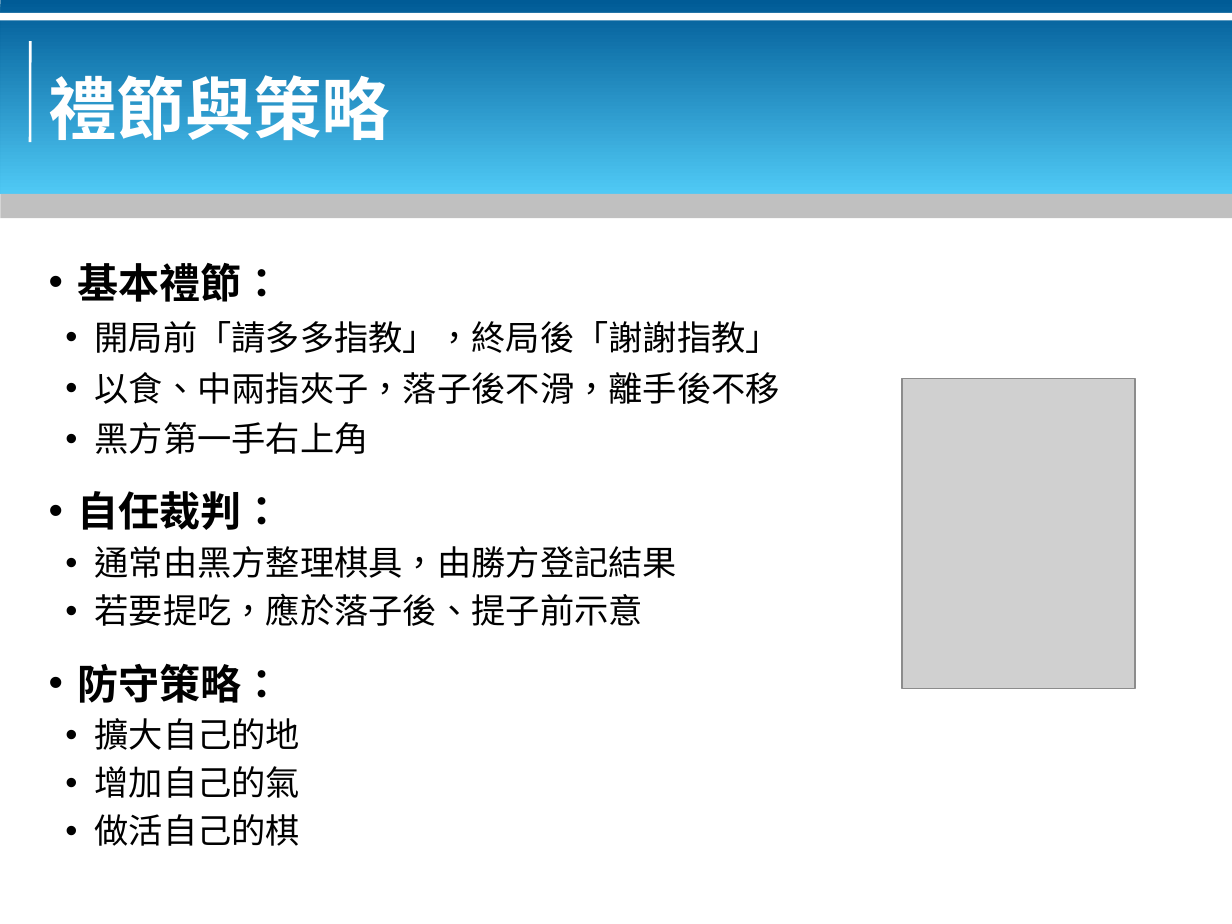
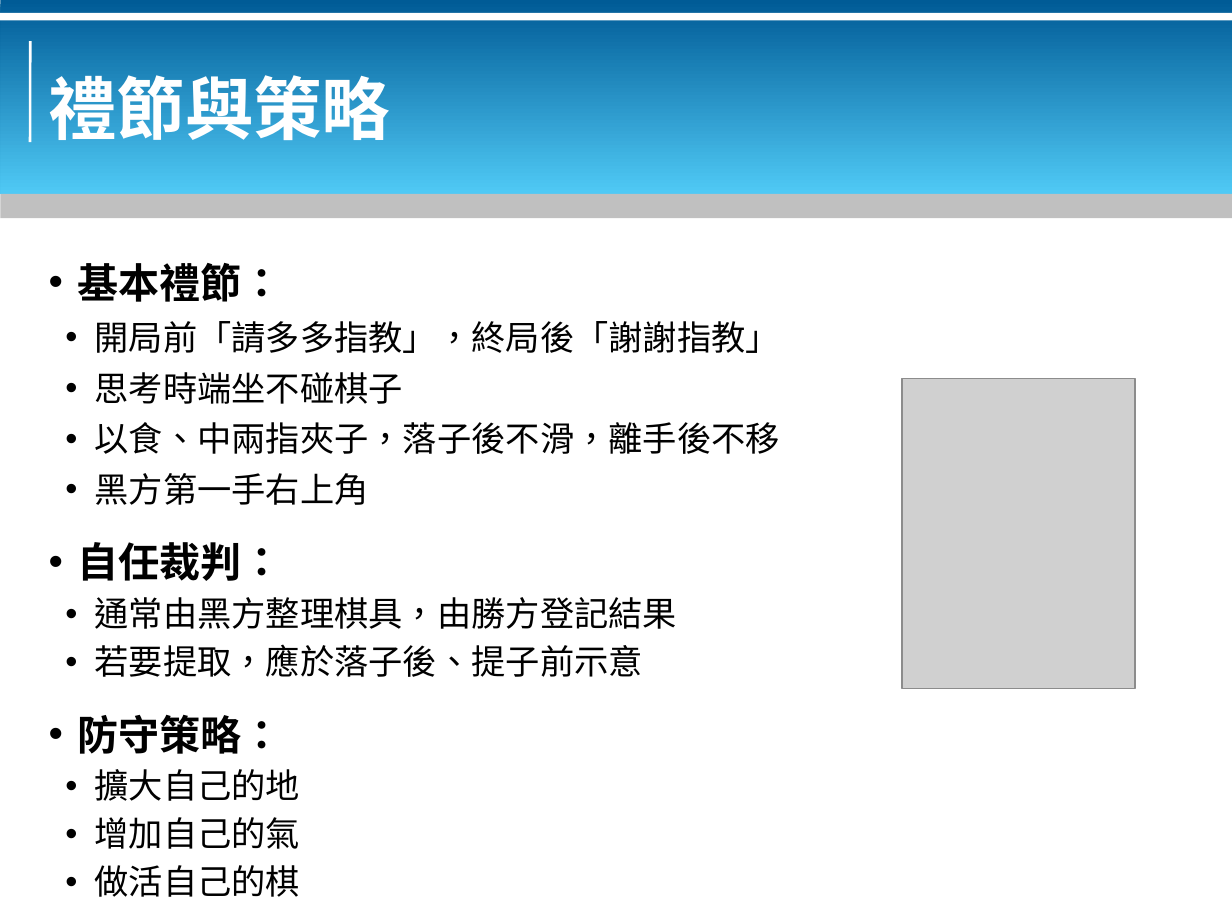
Before and after one commit to bluebat/.presentations, a slide deck: slide 5 of go-doorway.odp. Drawn at 1232x924 pixels with LibreOffice and Linux fonts; fonts in the diff are those of the drawing; grey boxes stand for pictures; background and template pictures are left out. Boxes give left, top, right and bottom in pixels: in the first picture for what was removed or moved away, otherwise in the second. Text is boxed around its words. In the diff, an @@ line names an element or a change of style, - is before the commit and + after.

```diff
--- a/go-doorway.odp
+++ b/go-doorway.odp
@@ text at bbox=[78, 263, 780, 897]: font Times New Roman to Noto Sans CJK SC in "基本禮節：", "開局前「請多多指教」，終局後「謝謝指教」", "以食、中兩指夾子，落子後不滑，離手後不移", "黑方第一手右上角" and 6 more places @@
@@ text at bbox=[94, 372, 402, 404]: paragraph added @@
+• 思考時端坐不碰棋子
@@ text at bbox=[94, 644, 642, 677]: text changed; font Times New Roman to Noto Sans CJK SC @@
-• 若要提吃，應於落子後、提子前示意
+• 若要提取，應於落子後、提子前示意
```
Also in this commit, not shown: 5 other slides changed, 2 other files.
